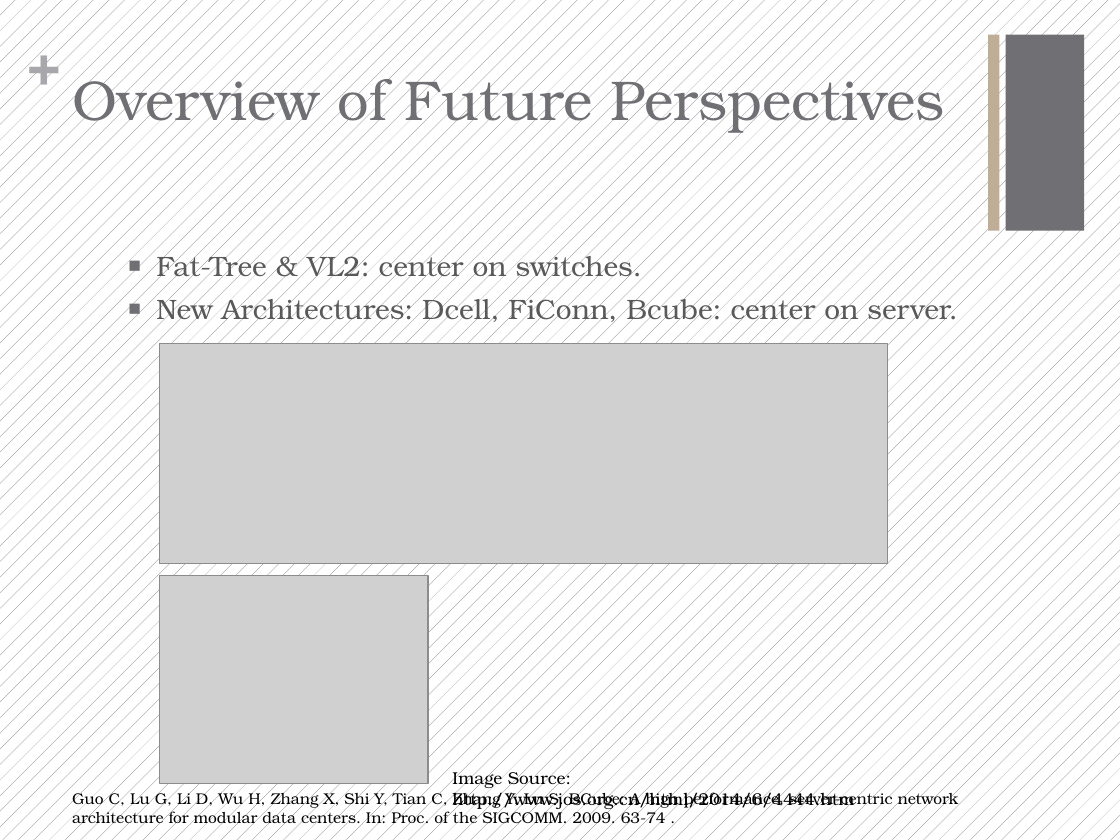
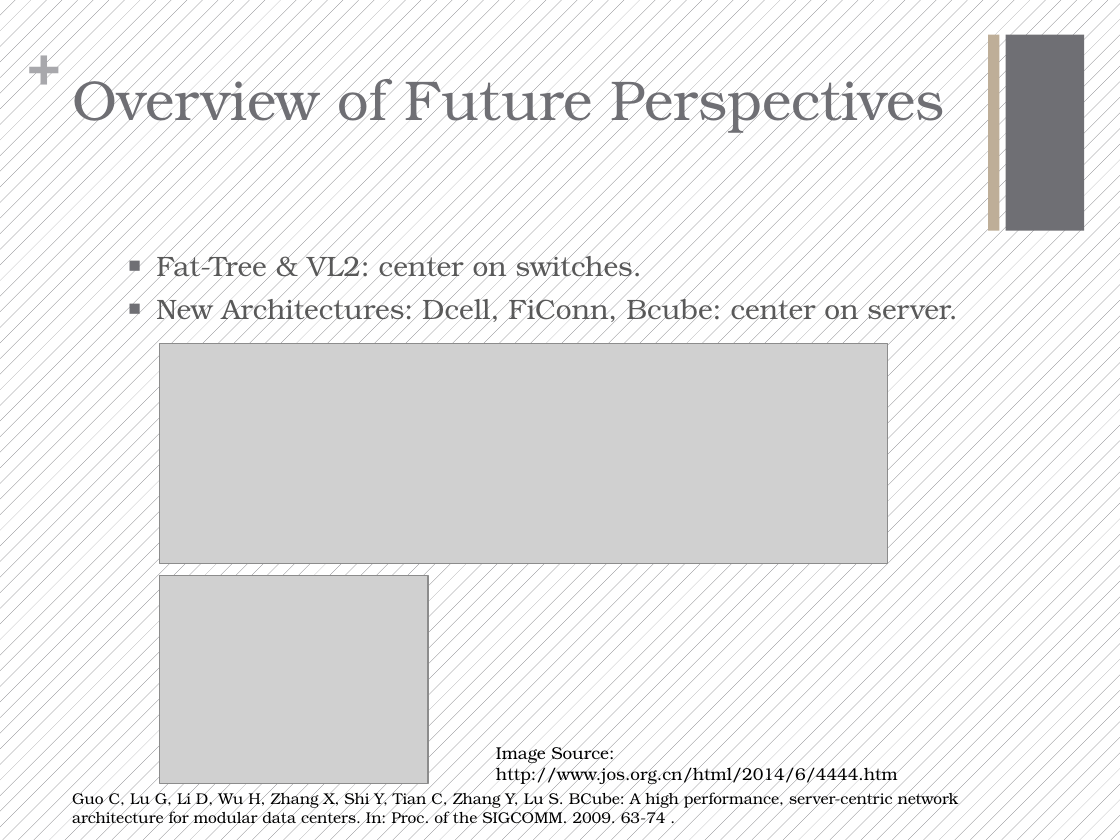
Before and after one commit to Fu-Yilei/Scalable-data-center-simulation, a slide deck: slide 8 of Presentation/presentation.pptx. Drawn at 1120x840 pixels with LibreOffice and Linux fonts; fonts in the diff are those of the drawing; grey boxes stand for pictures. Boxes give left, top, right and bottom in pixels: in the first picture for what was removed or moved away, otherwise in the second. Text is boxed around its words. In the diff, an @@ line names an element or a change of style, - is before the commit and + after.

```diff
--- a/Presentation/presentation.pptx
+++ b/Presentation/presentation.pptx
@@ text "Image Source: http://www.jos.org.cn/html/2014/6/4444.htm": place and size @@
-text "Image Source: http://www.jos.org.cn/html/2014/6/4444.htm" at [452,768,854,810]
+text "Image Source: http://www.jos.org.cn/html/2014/6/4444.htm" at [496,743,898,785]
```
Also in this commit, not shown: 2 other slides changed, 1 other file.
